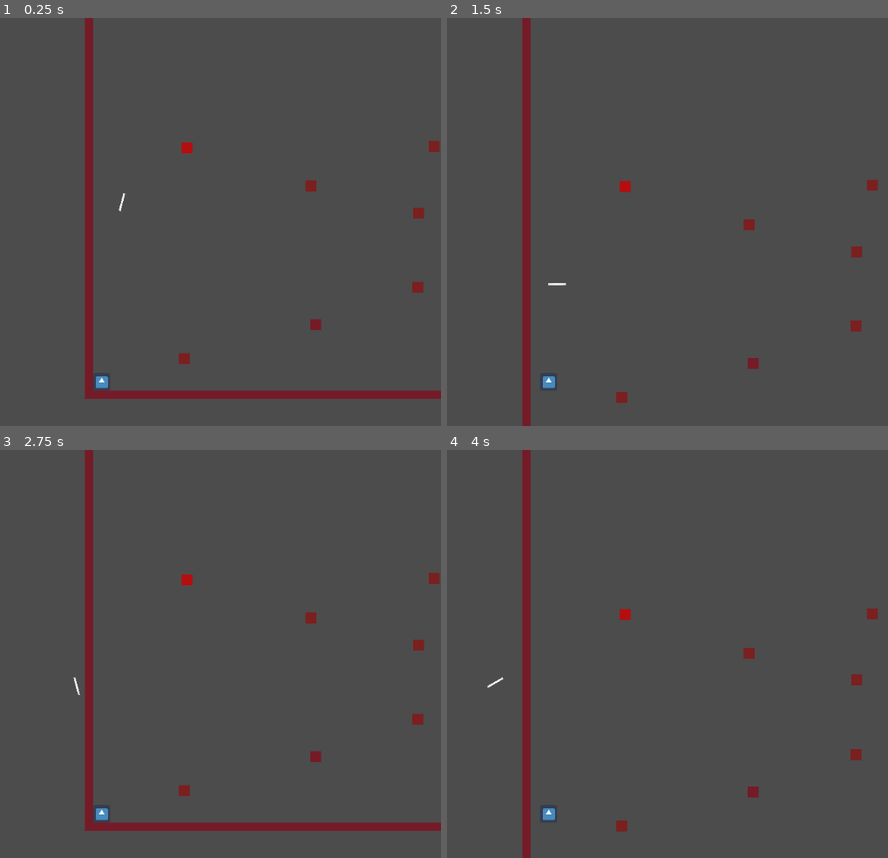
Above: before the commit, frames 1-4 (two rows, left to right).
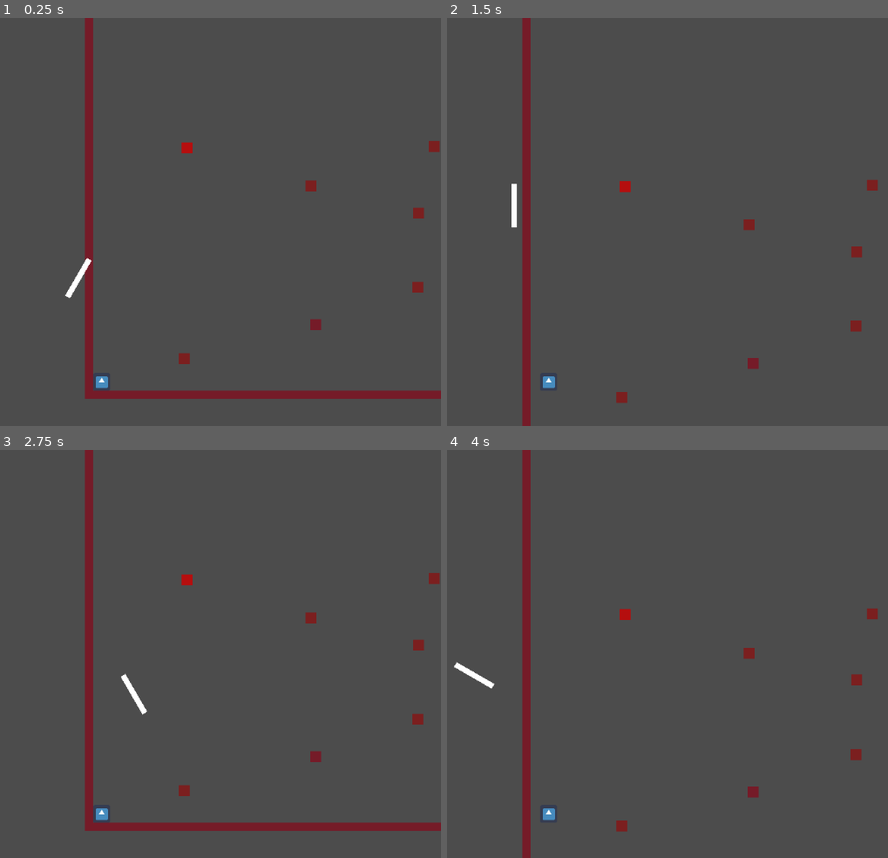
Above: after the commit, the same moments.

Repository: layolabernat/Joc-1
Game: Godot game, scene res://Joc.tscn
Same seed, same stepped clock (60 frames per second), same inputs: the game is played once before the commit and once after it. The engine's default icon, where the game draws it, is replaced by a stand-in: a white triangle on a blue panel in a dark square.
Inputs:
- Up to frame 1 (0.25 s): no input
- Up to frame 2 (1.5 s): tap W (ves_adalt) at 0.6 s; tap D (ves_dreta) at 1.35 s
- Up to frame 3 (2.75 s): tap A (ves_esquerra) at 2.1 s
- Up to frame 4 (4 s): tap W (ves_adalt) at 2.85 s; tap D (ves_dreta) at 3.6 s

The runs differ from the first frame. In frame 1, 0.2% of the frame differs, in the area x 14-29%, y 42-69%; in frame 2, 0.2%, in the area x 14-28%, y 40-66%; in frame 3, 0.2%; in frame 4, 0.2%.

Commit message:
Paret rotatòria

Diff:
--- a/Paret rotatoria.gd
+++ b/Paret rotatoria.gd
@@ -1,6 +1,6 @@
-extends Sprite
+extends StaticBody2D
 
-var rotation_speed = 1
+var rotation_speed = 2
 
 func _process(delta):
 	rotation_degrees += rotation_speed
--- a/Paret rotatoria.tscn
+++ b/Paret rotatoria.tscn
@@ -1,10 +1,27 @@
-[gd_scene load_steps=2 format=2]
+[gd_scene load_steps=3 format=2]
 
-[ext_resource path="res://descarga.jpg" type="Texture" id=1]
+[ext_resource path="res://Paret rotatoria.gd" type="Script" id=1]
 
-[node name="Sprite" type="Sprite"]
+[sub_resource type="RectangleShape2D" id=1]
+extents = Vector2( 19.5, 19.5 )
 
-[node name="Descarga" type="Sprite" parent="."]
-position = Vector2( 86, -99 )
-scale = Vector2( 0.0263159, 0.344737 )
-texture = ExtResource( 1 )
+[node name="StaticBody2D" type="StaticBody2D"]
+scale = Vector2( 0.5, 4 )
+script = ExtResource( 1 )
+
+[node name="CollisionShape2D" type="CollisionShape2D" parent="."]
+position = Vector2( 118, 50.5 )
+shape = SubResource( 1 )
+
+[node name="ColorRect" type="ColorRect" parent="."]
+anchor_left = 0.5
+anchor_top = 0.5
+anchor_right = 0.5
+anchor_bottom = 0.5
+margin_left = 97.0
+margin_top = 31.0
+margin_right = 137.0
+margin_bottom = 71.0
+__meta__ = {
+"_edit_use_anchors_": true
+}
